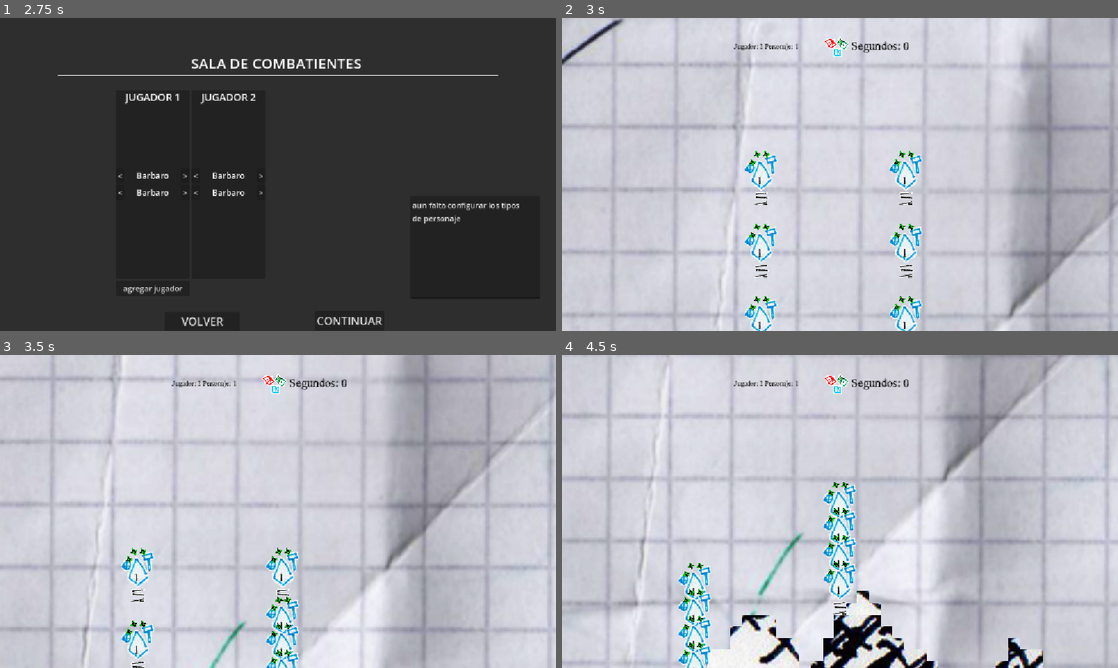
Above: before the commit, frames 1-4 (two rows, left to right).
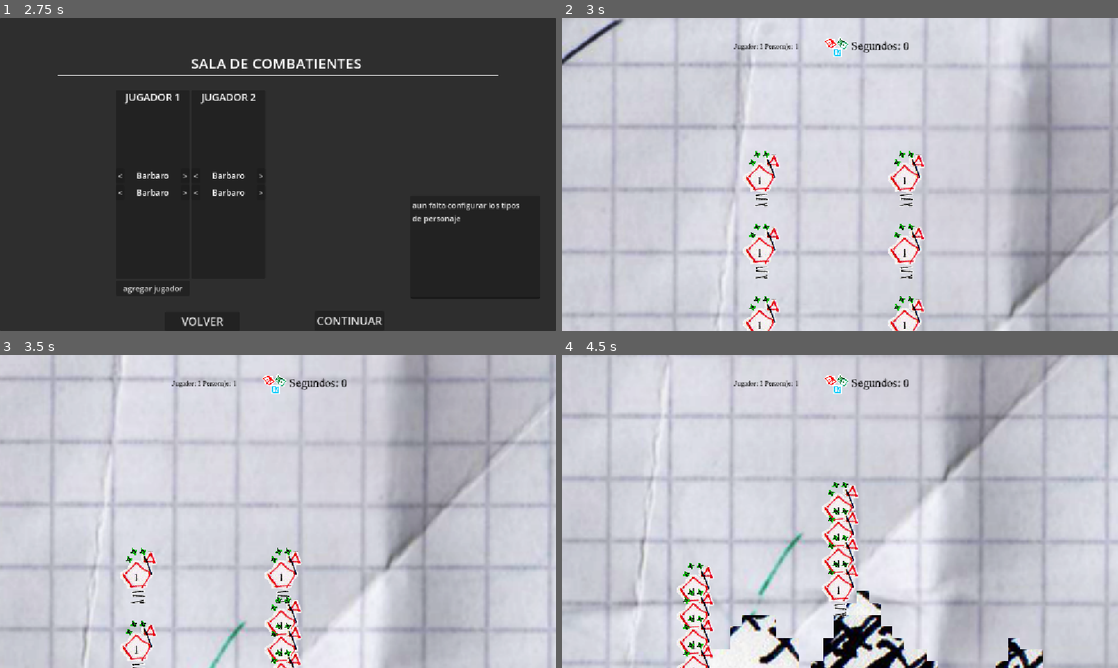
Above: after the commit, the same moments.

Repository: Pablo7776/Motores_Graficos
Game: Godot game, scene res://Escenas/menu_principal.tscn
Two runs of this game, one before a commit and one after it. Both use one fixed random seed, a clock stepped at 60 frames per second and the inputs below. The engine's default icon, where the game draws it, is replaced by a stand-in: a white triangle on a blue panel in a dark square.
Inputs (mouse positions are in pixels of both pictures, inside the frame that each line leads up to):
- Up to frame 1 (2.75 s): click "INICIAR" at 0.5 s; click "VOLVER" at 1.25 s; click "INICIAR" at 2 s
- Up to frame 2 (3 s): click "CONTINUAR" at 2.75 s
- Up to frame 3 (3.5 s): no input
- Up to frame 4 (4.5 s): move the mouse to (962, 495) at 3.52 s; hold Right (mover_derecha) from 3.53 s (still down); click (962, 495) at 3.6 s; tap Space (saltar) at 3.77 s; move the mouse to (728, 527) at 4.27 s; click (728, 527) at 4.35 s

Frame 1 is identical in both runs. In frame 2, 2.4% of the frame differs, in the area x 32-66%, y 43-100%; in frame 3, 2.1%; in frame 4, 2.6%, in the area x 20-54%, y 41-100%.

Commit message:
base para agregar mas personajes

Diff:
--- a/da-2-zafarrancho/gestor_de_turnos_v_2.gd
+++ b/da-2-zafarrancho/gestor_de_turnos_v_2.gd
@@ -30,7 +30,7 @@
 		for j in range(personajes):
 			#var nuevo_pj = personaje.instantiate()
 			#var nuevo_pj = spawner.crear_personaje("base")
-			var nuevo_pj = spawner.crear_personaje("base", i, j)
+			var nuevo_pj = spawner.crear_personaje("cazador", i, j)
 			#nuevo_pj.position = Vector2(i * 200, j * 100)
 			#nuevo_pj.jugador_id = i
 			#nuevo_pj.indice_en_equipo = j
--- a/da-2-zafarrancho/modulos/componentes/SpawnerPersonajes.tscn
+++ b/da-2-zafarrancho/modulos/componentes/SpawnerPersonajes.tscn
@@ -2,7 +2,9 @@
 
 [ext_resource type="Script" uid="uid://btwta2pq7ipav" path="res://modulos/componentes/spawner_personajes.gd" id="1_vk8of"]
 [ext_resource type="PackedScene" uid="uid://canl8j7cm4psw" path="res://modulos/personajes/personaje_base.tscn" id="2_l1u7n"]
+[ext_resource type="PackedScene" uid="uid://2ttgvq48wkkb" path="res://modulos/personajes/cazador.tscn" id="3_dsm6w"]
 
 [node name="SpawnerPersonajes" type="Node" unique_id=153230285]
 script = ExtResource("1_vk8of")
 personaje_base = ExtResource("2_l1u7n")
+personaje_cazador = ExtResource("3_dsm6w")
--- a/da-2-zafarrancho/modulos/componentes/spawner_personajes.gd
+++ b/da-2-zafarrancho/modulos/componentes/spawner_personajes.gd
@@ -3,7 +3,7 @@
 
 
 @export var personaje_base : PackedScene
-@export var personaje_arquero : PackedScene
+@export var personaje_cazador : PackedScene
 @export var personaje_otro : PackedScene
 
 func crear_personaje(tipo:String, jugador_id:int, indice:int):
@@ -13,8 +13,8 @@
 		"base":
 			escena = personaje_base
 
-		"arquero":
-			escena = personaje_arquero
+		"cazador":
+			escena = personaje_cazador
 
 		"otro":
 			escena = personaje_otro
--- /dev/null
+++ b/da-2-zafarrancho/modulos/personajes/cazador.tscn
@@ -0,0 +1,8 @@
+[gd_scene format=3 uid="uid://2ttgvq48wkkb"]
+
+[ext_resource type="PackedScene" uid="uid://canl8j7cm4psw" path="res://modulos/personajes/personaje_base.tscn" id="1_v1lea"]
+[ext_resource type="PackedScene" uid="uid://b7wgqnc3y8xvd" path="res://Escenas/Personajes/sprite_pj_2.tscn" id="2_4fma3"]
+
+[node name="PersonajeBase" unique_id=1880926583 instance=ExtResource("1_v1lea")]
+
+[node name="SpritePJ2" parent="VisualesFlipeables" parent_id_path=PackedInt32Array(416265463) index="1" unique_id=1616530956 instance=ExtResource("2_4fma3")]
--- a/da-2-zafarrancho/modulos/personajes/personaje_base.gd
+++ b/da-2-zafarrancho/modulos/personajes/personaje_base.gd
@@ -68,7 +68,13 @@
 	add_child(animacion)
 	move_child(animacion,0)
 	"""
-	animacion = $VisualesFlipeables/SpritePJ1
+	#animacion = $VisualesFlipeables/SpritePJ1
+
+	for child in visuales_flipeables.get_children():
+		if child.has_method("play"):
+			animacion = child
+			break
+
 
 func play_animation(anim_name):
 	print(animacion)
--- a/da-2-zafarrancho/modulos/personajes/personaje_base.tscn
+++ b/da-2-zafarrancho/modulos/personajes/personaje_base.tscn
@@ -5,7 +5,6 @@
 [ext_resource type="PackedScene" uid="uid://cfrugvdsa3axp" path="res://modulos/personajes/StateMachine/StateMachine.tscn" id="6_hhlp6"]
 [ext_resource type="PackedScene" uid="uid://0jnxrsdc43aq" path="res://modulos/componentes/HealthManager.tscn" id="7_hhlp6"]
 [ext_resource type="Script" path="res://contador_de_vida.gd" id="8_6ayea"]
-[ext_resource type="PackedScene" uid="uid://62fxftu14joj" path="res://Escenas/Personajes/sprite_pj_1.tscn" id="9_1mfgc"]
 [ext_resource type="PackedScene" uid="uid://k7me60pusy4k" path="res://modulos/componentes/hurtbox.tscn" id="9_fqy2a"]
 [ext_resource type="PackedScene" uid="uid://6f6h65cunh3q" path="res://modulos/componentes/Hitbox.tscn" id="10_54fsg"]
 [ext_resource type="PackedScene" uid="uid://omrlmirhee5j" path="res://modulos/componentes/dados.tscn" id="11_54fsg"]
@@ -40,9 +39,6 @@
 [node name="Hitbox" parent="VisualesFlipeables" unique_id=1959214690 instance=ExtResource("10_54fsg")]
 position = Vector2(66, -32)
 
-[node name="SpritePJ1" parent="VisualesFlipeables" unique_id=539056300 instance=ExtResource("9_1mfgc")]
-position = Vector2(-1, -4.5)
-
 [node name="Dado" parent="." unique_id=1716550576 instance=ExtResource("11_54fsg")]
 position = Vector2(-11, -17)
 
Not shown: 1 places in da-2-zafarrancho/Escenas/gestor_de_turnos_v_2.tscn that only renumber resources
